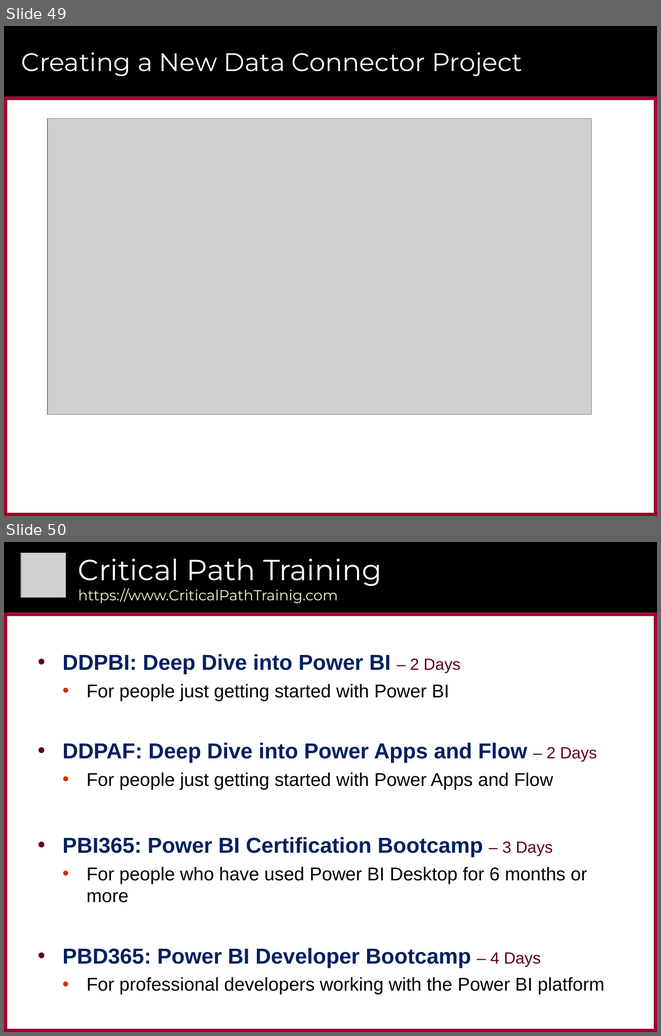
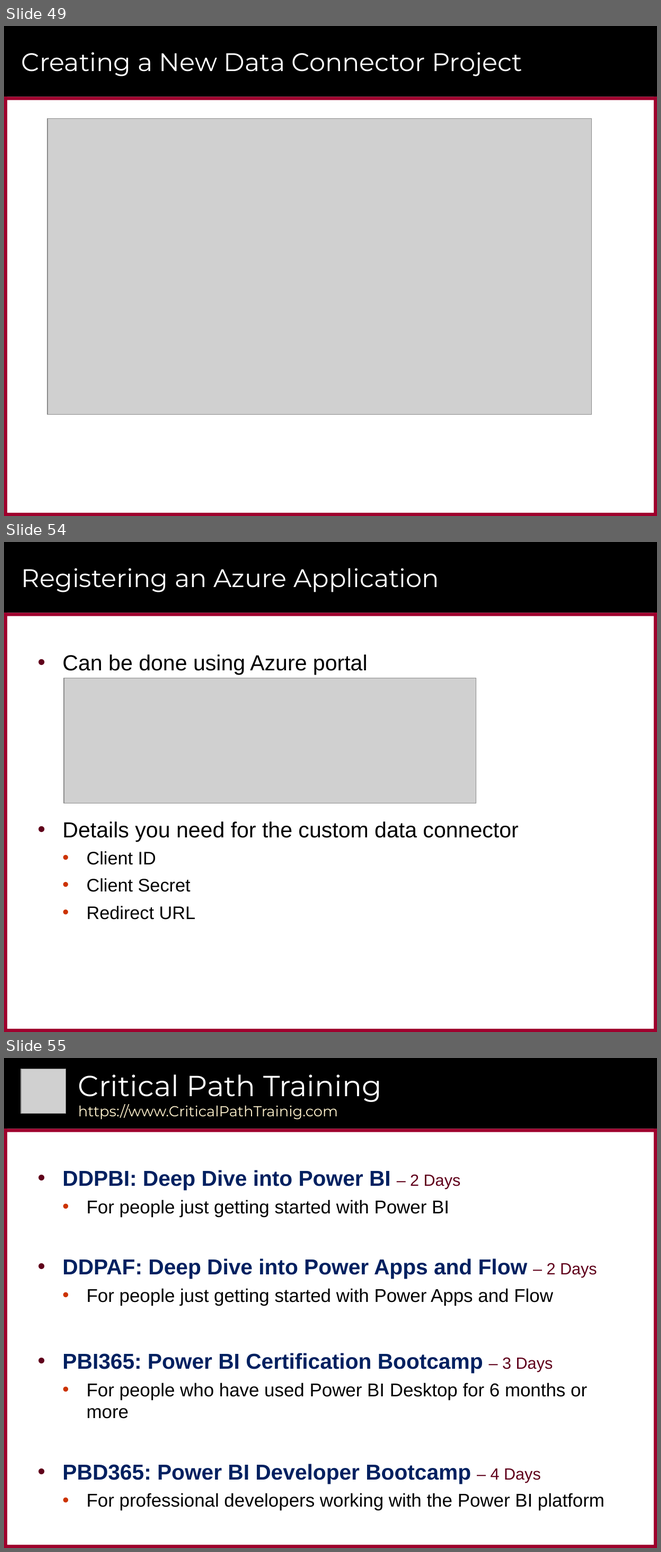
Before and after one commit to CriticalPathTraining/Intro2M, a slide deck: Introduction to M Programming for the Power BI Warrior.pptx. Shown one above the other, each under a label of ours: slides 49 and 50 before the commit, slides 49, 54 and 55 after it; the slides between them are not shown. The pictures are 661x1036 and 661x1552 pixels, drawn with LibreOffice and Linux fonts; fonts in the diff are those of the drawing; grey boxes stand for pictures; background and template pictures are left out. Boxes give left, top, right and bottom in pixels: in the first picture for what was removed or moved away, otherwise in the second. Text is boxed around its words. In the diff, an @@ line names an element or a change of style, - is before the commit and + after.

```diff
--- a/Introduction to M Programming for the Power BI Warrior.pptx
+++ b/Introduction to M Programming for the Power BI Warrior.pptx
@@ slide 54 added at [4, 542, 657, 1032], background #FFFFFF; not listed: 6 template elements that a slide beside it also shows @@
@@ title added at [21, 568, 439, 592], 28 pt, text #FFFFFF @@
+Registering an Azure Application
@@ text added at [62, 654, 518, 919], 24 pt, text #000000 @@
+• Can be done using Azure portal
+• Details you need for the custom data connector
+  • Client ID
+  • Client Secret
+  • Redirect URL
@@ picture added at [64, 678, 476, 803] @@
@@ what was slide 50 is now slide 55 @@
```
Also in this commit, not shown: 1 slide changed, 4 other slides added, 5 other files.
